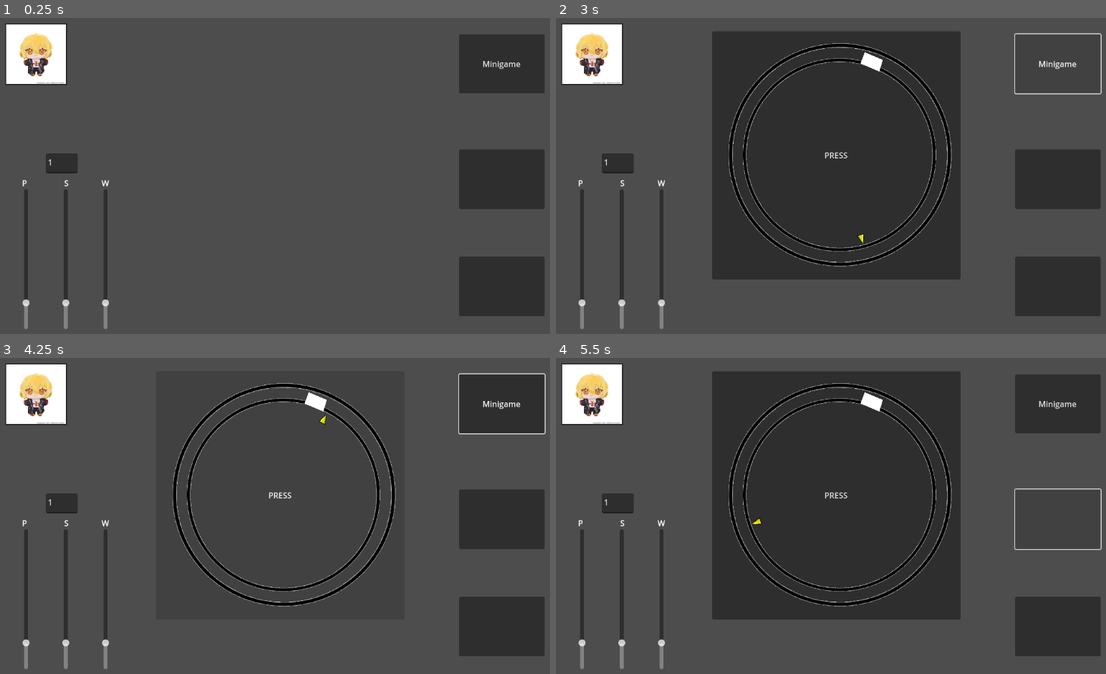
Above: before the commit, frames 1-4 (two rows, left to right).
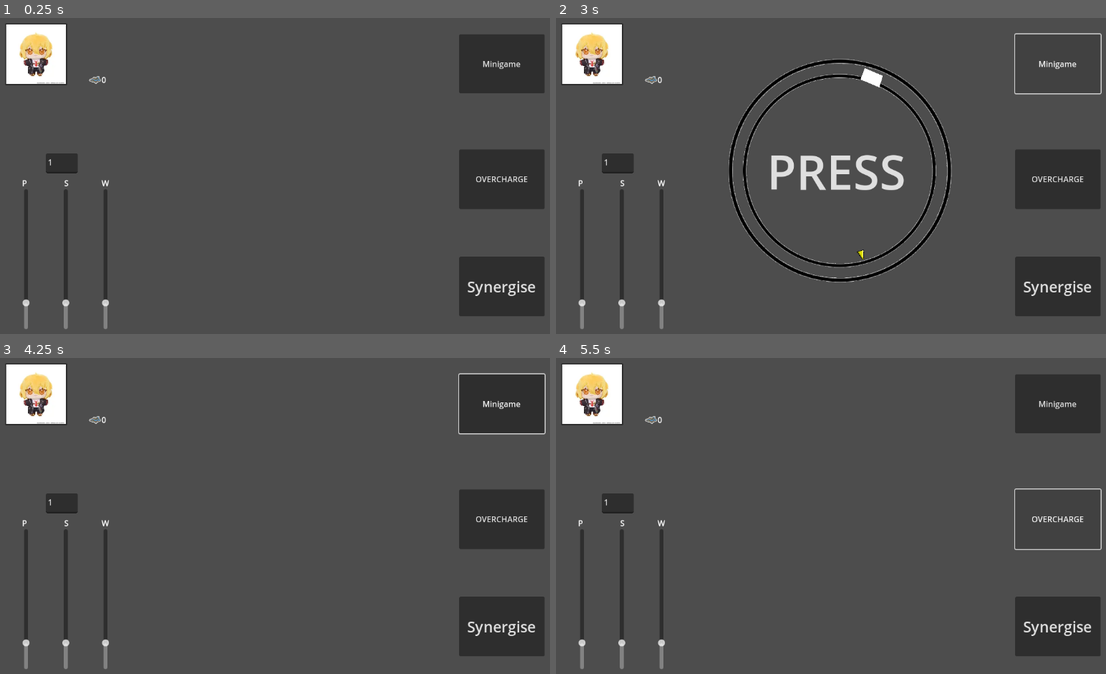
Above: after the commit, the same moments.

Repository: Jon-Anbuckle/EngineerSpaceGame
Game: Godot game, scene res://controlpad.tscn
Same seed, same stepped clock (60 frames per second), same inputs: the game is played once before the commit and once after it.
Inputs (mouse positions are in pixels of both pictures, inside the frame that each line leads up to):
- Up to frame 1 (0.25 s): no input
- Up to frame 2 (3 s): click (594, 52) at 0.5 s; click (1056, 179) at 1.25 s; click (1056, 286) at 2 s; click "Minigame" at 2.75 s
- Up to frame 3 (4.25 s): click "PRESS" at 3.5 s
- Up to frame 4 (5.5 s): click (594, 392) at 4.25 s; click (1056, 519) at 5 s

The runs differ from the first frame. In frame 1, 0.4% of the frame differs, in the area x 16-98%, y 18-88%; in frame 2, 35%; in frame 3, 3.3%; in frame 4, 35%, in the area x 16-98%, y 4-88%.

Commit message:
Add files via upload

Diff:
--- a/client.gd
+++ b/client.gd
@@ -4,7 +4,7 @@
 
 var socket := WebSocketPeer.new()
 
-var host := "ws://10.202.176.250:9876"
+var host := "ws://10.202.176.198:9876"
 var port := "9876"
 var api_version = "0.91"
 var client_type = "godot"
@@ -79,6 +79,10 @@
 	var instruction = {"action":"shoot", "weapon_id":target}
 	send_instruction(instruction)
 
+func overcharge():
+	var instruction = {"action":"overcharge"}
+	send_instruction(instruction)
+
 func send_instruction(instruction: Dictionary):
 	#socket.put_packet(message.to_utf8_buffer())
 	instruction["role"] = role
--- a/controlpad.tscn
+++ b/controlpad.tscn
@@ -1,7 +1,8 @@
-[gd_scene load_steps=3 format=3 uid="uid://cfhqtytwiylgd"]
+[gd_scene load_steps=4 format=3 uid="uid://cfhqtytwiylgd"]
 
 [ext_resource type="Script" uid="uid://d1okw6rhai03w" path="res://slider.gd" id="1_gkr5f"]
 [ext_resource type="Texture2D" uid="uid://oeq7hmqquj75" path="res://12445922.jpg.l_thumbnail.png" id="2_xdxfm"]
+[ext_resource type="Texture2D" uid="uid://p5mk437ba68v" path="res://output-onlinejpgtools (1).png" id="3_gvds2"]
 
 [node name="Node2D" type="Node2D"]
 script = ExtResource("1_gkr5f")
@@ -82,19 +83,23 @@
 offset_bottom = 376.0
 text = "P                  S                W"
 
-[node name="Button2" type="Button" parent="Control"]
+[node name="Overcharge" type="Button" parent="Control"]
 layout_mode = 0
 offset_left = 936.0
 offset_top = 272.0
 offset_right = 1108.0
 offset_bottom = 392.0
+text = "OVERCHARGE
+"
 
-[node name="Button3" type="Button" parent="Control"]
+[node name="Special Thing" type="Button" parent="Control"]
 layout_mode = 0
 offset_left = 936.0
 offset_top = 488.0
 offset_right = 1108.0
 offset_bottom = 608.0
+theme_override_font_sizes/font_size = 30
+text = "Synergise"
 
 [node name="Button4" type="Button" parent="Control"]
 layout_mode = 0
@@ -104,10 +109,21 @@
 offset_bottom = 159.0
 text = "Minigame"
 
+[node name="Charge" type="Label" parent="."]
+offset_left = 216.0
+offset_top = 120.0
+offset_right = 256.0
+offset_bottom = 143.0
+
+[node name="OutputOnlinejpgtools(1)" type="Sprite2D" parent="."]
+position = Vector2(203, 132)
+scale = Vector2(0.11153844, 0.10567009)
+texture = ExtResource("3_gvds2")
+
 [connection signal="value_changed" from="Control/Pilot" to="." method="_on_pilot_value_changed"]
 [connection signal="value_changed" from="Control/Science" to="." method="_on_science_value_changed"]
 [connection signal="value_changed" from="Control/Shooter" to="." method="_on_shooter_value_changed"]
 [connection signal="pressed" from="Control/Button" to="." method="_on_button_pressed"]
-[connection signal="pressed" from="Control/Button2" to="." method="_on_button_2_pressed"]
-[connection signal="pressed" from="Control/Button3" to="." method="_on_button_3_pressed"]
+[connection signal="pressed" from="Control/Overcharge" to="." method="_on_button_2_pressed"]
+[connection signal="pressed" from="Control/Special Thing" to="." method="_on_button_3_pressed"]
 [connection signal="pressed" from="Control/Button4" to="." method="_on_button_4_pressed"]
--- a/minigame.gd
+++ b/minigame.gd
@@ -13,20 +13,21 @@
 var detected = false
 
 
-func _on_area_2d_area_entered(area: Area2D) -> void:
+func _on_area_2d_area_entered(_area: Area2D) -> void:
 	detected = true
 	print("8")
 
 
 
-func _on_area_2d_area_exited(area: Area2D) -> void:
+func _on_area_2d_area_exited(_area: Area2D) -> void:
 	detected = false
 	print("0")
 
 func _on_button_button_down() -> void:
-	if detected == true:
-		global_client_TEngineer.ship["total_power"] += 2
-		print(global_client_TEngineer.ship["total_power"])
+	if detected:
+		get_parent().charge += 10
 
-	elif detected == false:
+	else:
 		print("10")
+	get_parent().minigame_status = false
+	queue_free()
--- a/minigame.tscn
+++ b/minigame.tscn
@@ -12,6 +12,7 @@
 [sub_resource type="RectangleShape2D" id="RectangleShape2D_176e0"]
 
 [node name="Node2D" type="Node2D"]
+position = Vector2(0, 32)
 script = ExtResource("1_gdft7")
 
 [node name="Button" type="Button" parent="."]
@@ -20,7 +21,9 @@
 offset_right = 826.0
 offset_bottom = 534.0
 focus_mode = 0
+theme_override_font_sizes/font_size = 96
 text = "PRESS"
+flat = true
 metadata/_edit_use_anchors_ = true
 
 [node name="Dfn55Mv7b57012bB6a744e2B5c00a405972d997" type="Sprite2D" parent="."]
--- a/slider.gd
+++ b/slider.gd
@@ -3,12 +3,17 @@
 
 
 #Change these variables as needed
-var server_ip := "10.202.176.250"
+var server_ip := "10.202.176.198"
 var role := "weapons"
 var team := "tech"
+var minigame_status = false
+var charge = 0
+var immobalized = false
+
+var minigamething = load("res://minigame.tscn")
+var new_minigame
 
 func _ready() -> void:
-
 	pass
 
 func _process(_delta: float) -> void:
@@ -17,7 +22,11 @@
 		$Control/Science.value = global_client_TEngineer.ship["science_power"]
 		$Control/Shooter.value = global_client_TEngineer.ship["weapon_power"]
 		$Control/Power_Supply.text = str(global_client_TEngineer.ship["available_power"])
-
+	$Charge.text = str(charge)
+	if immobalized == true:
+		await get_tree().create_timer(10.0).timeout
+		immobalized = false
+		print("Back in action!")
 func _exit_tree() -> void:
 	socket.close()
 
@@ -79,10 +88,16 @@
 
 
 func _on_button_2_pressed() -> void:
-	print(".")
+	if charge >= 10 and not immobalized:
+		global_client_TEngineer.overcharge()
+		print("L")
+		charge -= 10
+		immobalized = true
 
 func _on_button_3_pressed() -> void:
-	print(".")
+	if charge >= 10 and not immobalized:
+		charge -= 10
+		global_client_TEngineer.special()
 
 
 func _on_science_value_changed(value: float) -> void:
@@ -105,6 +120,7 @@
 
 
 func _on_button_4_pressed() -> void:
-	var minigamething = load("res://minigame.tscn")
-	var new_minigame = minigamething.instantiate()
-	add_child(new_minigame)
+	if not minigame_status and not immobalized and charge < 20:
+		new_minigame = minigamething.instantiate()
+		add_child(new_minigame)
+		minigame_status = true
Binary file added: output-onlinejpgtools (1).png
Not shown, added: output-onlinejpgtools (1).png.import
